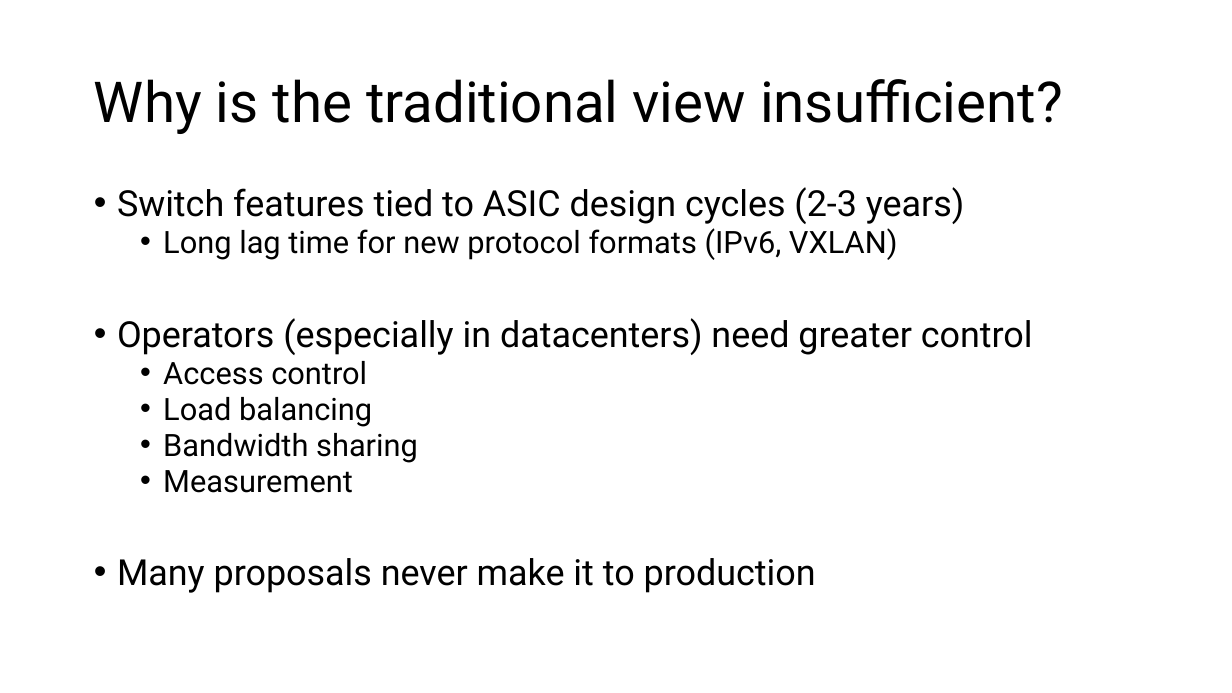
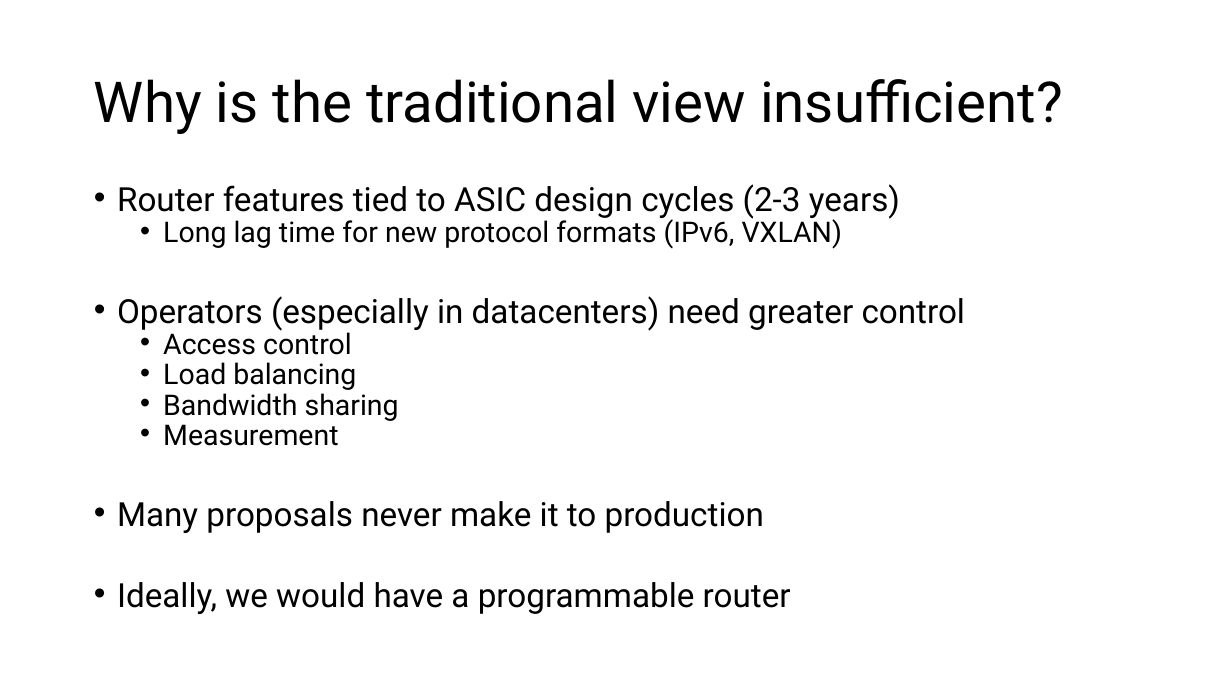
Before and after one commit to anirudhSK/pifo-domino-marple-ppts, a slide deck: slide 4 of domino_pifo.pptx. Drawn at 1232x693 pixels with LibreOffice and Linux fonts; fonts in the diff are those of the drawing. Boxes give left, top, right and bottom in pixels: in the first picture for what was removed or moved away, otherwise in the second. Text is boxed around its words. In the diff, an @@ line names an element or a change of style, - is before the commit and + after.

```diff
--- a/domino_pifo.pptx
+++ b/domino_pifo.pptx
@@ text at (117,184,900,220): text changed; size 28 to 25.9 pt @@
-• Switch features tied to ASIC design cycles (2-3 years)
+• Router features tied to ASIC design cycles (2-3 years)
@@ text at (117,216,966,533): size 24 to 22.2 pt in "Long lag time for new protocol formats ...", "Access control", "Load balancing", "Bandwidth sharing" and 1 more places; size 28 to 25.9 pt in "Operators (especially in datacenters) need greater control", "Many proposals never make it to production"; line spacing 0.8 to 0.7 @@
@@ text at (117,582,791,614): paragraph added @@
+• Ideally, we would have a programmable router
```
Also in this commit, not shown: 9 other slides changed, 2 slides added.
